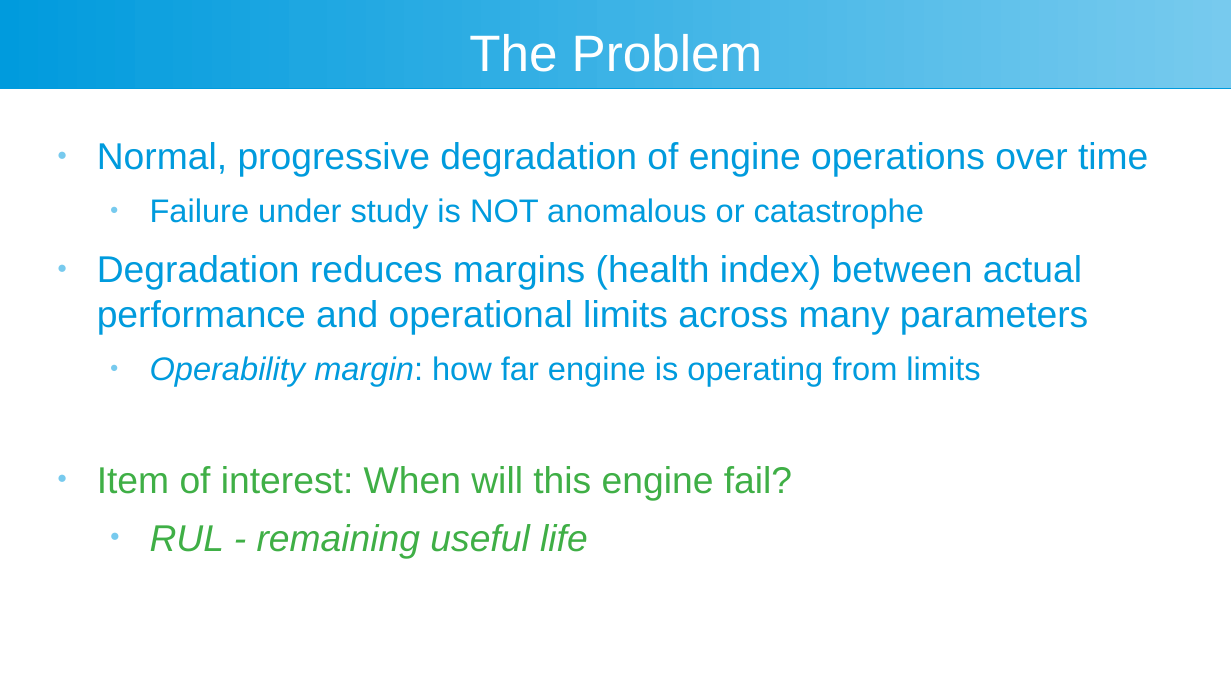
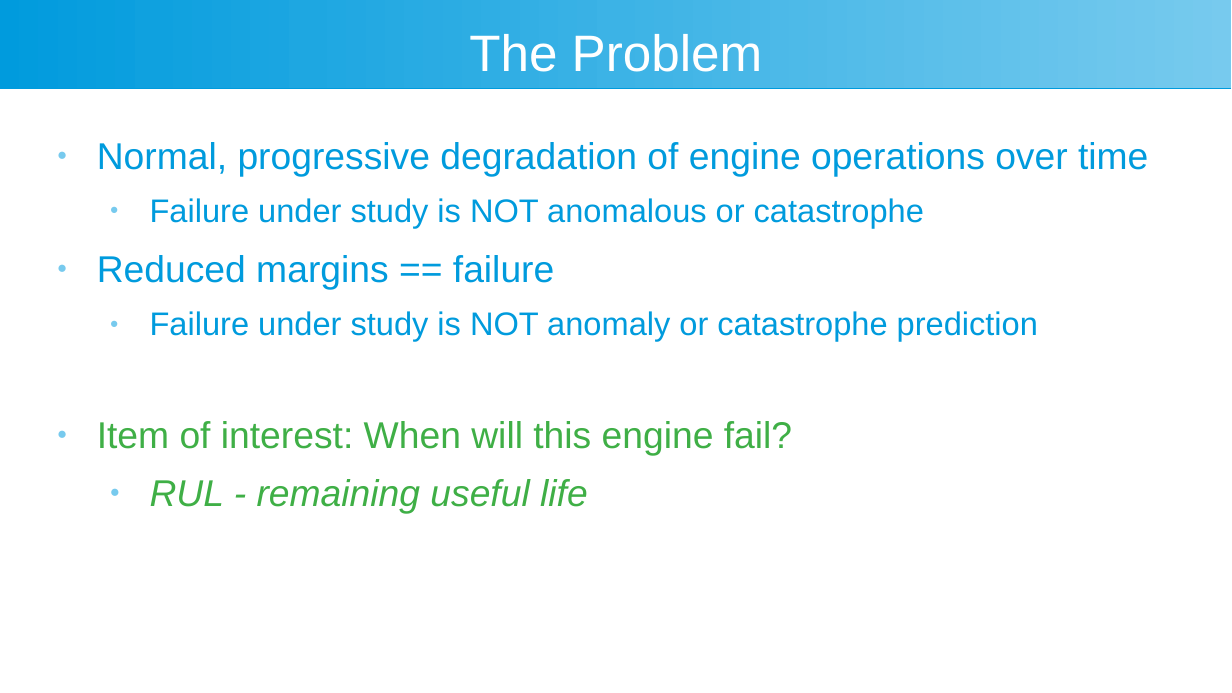
Before and after one commit to arcweld/DSI_Capstone_2, a slide deck: slide 5 of presentation/Weld_Capstone2.odp (slide 4 before the commit). Drawn at 1232x693 pixels with LibreOffice and Linux fonts; fonts in the diff are those of the drawing. Boxes give left, top, right and bottom in pixels: in the first picture for what was removed or moved away, otherwise in the second. Text is boxed around its words. In the diff, an @@ line names an element or a change of style, - is before the commit and + after.

```diff
--- a/presentation/Weld_Capstone2.odp
+++ b/presentation/Weld_Capstone2.odp
@@ text at box(150, 311, 1038, 341): text changed; size 24 to 21 pt @@
-● Degradation reduces margins (health index) between actual performance and operational limits across many parameters
-  ● Operability margin: how far engine is operating from limits
+● Reduced margins == failure
+  ● Failure under study is NOT anomaly or catastrophe prediction
```
Also in this commit, not shown: 4 other slides changed, 2 slides added, 1 other file.
